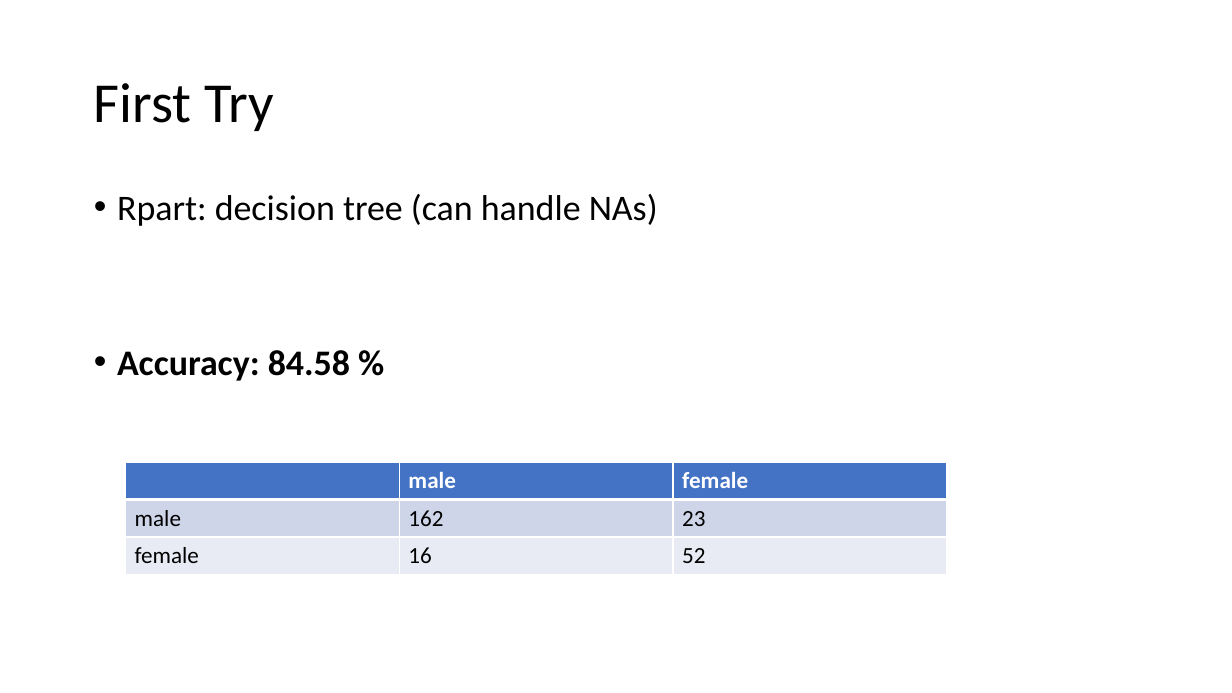
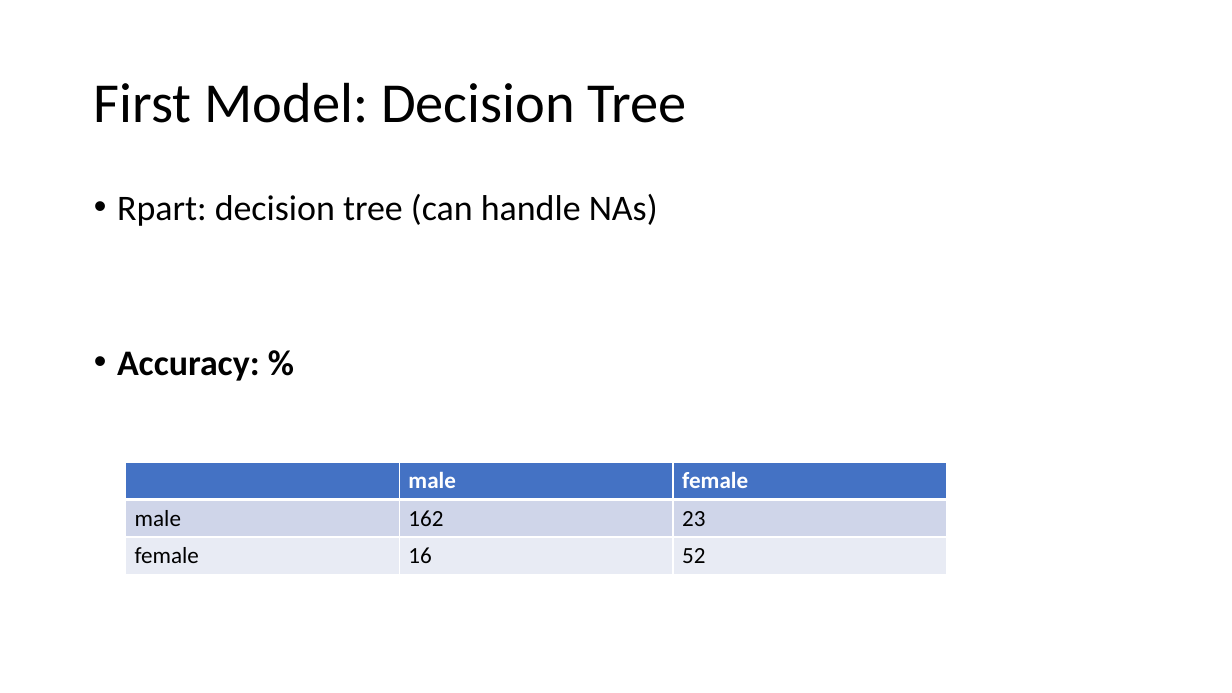
Before and after one commit to AlderCoder/Snow-finches, a slide deck: slide 3 of Final Presentation.pptx (slide 2 before the commit). Drawn at 1232x693 pixels with LibreOffice and Linux fonts; fonts in the diff are those of the drawing. Boxes give left, top, right and bottom in pixels: in the first picture for what was removed or moved away, otherwise in the second. Text is boxed around its words. In the diff, an @@ line names an element or a change of style, - is before the commit and + after.

Commit message:
logit model

```diff
--- a/Final Presentation.pptx
+++ b/Final Presentation.pptx
@@ title at box(94, 82, 687, 123): text changed @@
-First Try
+First Model: Decision Tree
@@ text at box(117, 351, 260, 381): text changed @@
-• Accuracy: 84.58 %
+• Accuracy: %
```
Also in this commit, not shown: 3 other slides changed, 5 slides added, 1 slide removed, 3 other files.
